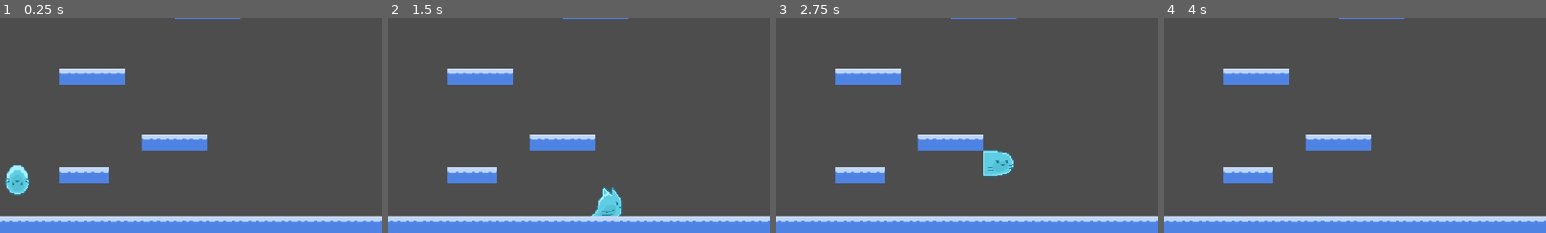
Above: before the commit, frames 1-4 (left to right).
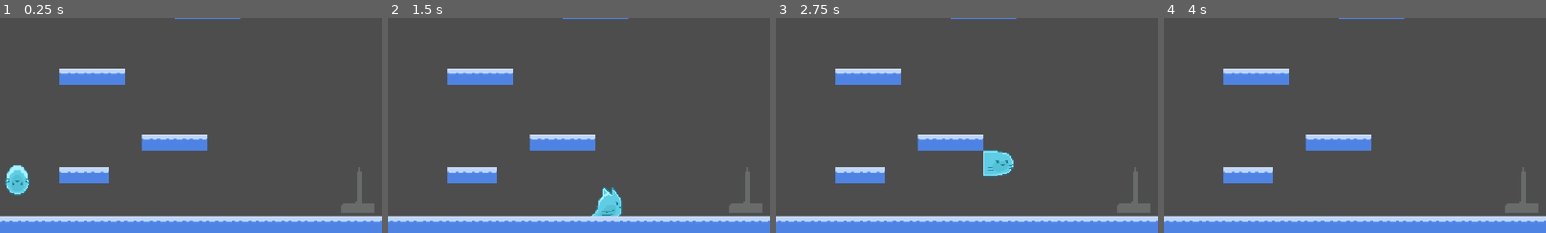
Above: after the commit, the same moments.

Repository: Flim77/ComeBack_Jam
Game: Godot game, scene res://Scenes/Test.tscn
The game is run twice, just before and just after one commit, with the same random seed, the same clock (stepped at 60 frames per second) and the same inputs.
Inputs:
- Up to frame 1 (0.25 s): no input
- Up to frame 2 (1.5 s): hold Right (move_right) from 0.53 s (still down); tap Shift (dash) at 0.6 s; tap Space (jump) at 0.77 s; tap E (split) at 1.35 s
- Up to frame 3 (2.75 s): tap Space (jump) at 1.52 s; release Right (move_right) at 2.03 s; hold Left (move_left) from 2.03 s (still down); tap Shift (dash) at 2.1 s
- Up to frame 4 (4 s): tap Enter at 2.75 s; release Left (move_left) at 2.78 s; hold Right (move_right) from 2.78 s (still down); tap E (split) at 2.85 s; tap Space (jump) at 3.02, 3.77 s; tap Shift (dash) at 3.6 s
The pictures show only the part of the screen within x 18-68%, y 50-100%; the shares and areas given below are measured in that part.

The runs differ from the first frame. In frame 1, 0.6% of the frame differs, in the area x 89-98%, y 69-91%; in frame 2, 0.6%; in frame 3, 0.6%; in frame 4, 0.6%.

Commit message:
Made platform and nail

Diff:
--- /dev/null
+++ b/come-back/Scenes/MovingBlock.tscn
@@ -0,0 +1,74 @@
+[gd_scene format=3 uid="uid://dl1fnag7j0vgr"]
+
+[ext_resource type="Script" uid="uid://bj5d10wkpg0hw" path="res://movingPlatform.gd" id="1_f5thg"]
+[ext_resource type="Texture2D" uid="uid://d35ce8rerknjp" path="res://Images/lazy.png" id="2_7n2fh"]
+
+[sub_resource type="Curve2D" id="Curve2D_3h4et"]
+_data = {
+"points": PackedVector2Array(0, 0, 0, 0, 0, -52, 0, 0, 0, 0, 0, 1)
+}
+point_count = 2
+
+[sub_resource type="RectangleShape2D" id="RectangleShape2D_mby7g"]
+
+[sub_resource type="Animation" id="Animation_taob0"]
+length = 0.001
+tracks/0/type = "value"
+tracks/0/imported = false
+tracks/0/enabled = true
+tracks/0/path = NodePath("PathFollow2D:progress_ratio")
+tracks/0/interp = 1
+tracks/0/loop_wrap = true
+tracks/0/keys = {
+"times": PackedFloat32Array(0),
+"transitions": PackedFloat32Array(1),
+"update": 0,
+"values": [0.0]
+}
+
+[sub_resource type="Animation" id="Animation_uvhgu"]
+resource_name = "Up_Down_Block"
+length = 2.0
+loop_mode = 2
+tracks/0/type = "value"
+tracks/0/imported = false
+tracks/0/enabled = true
+tracks/0/path = NodePath("PathFollow2D:progress_ratio")
+tracks/0/interp = 1
+tracks/0/loop_wrap = true
+tracks/0/keys = {
+"times": PackedFloat32Array(0, 2),
+"transitions": PackedFloat32Array(-1.56, 1),
+"update": 0,
+"values": [0.0, 1.0]
+}
+
+[sub_resource type="AnimationLibrary" id="AnimationLibrary_4w2xh"]
+_data = {
+&"RESET": SubResource("Animation_taob0"),
+&"Up_Down_Block": SubResource("Animation_uvhgu")
+}
+
+[node name="Path2D" type="Path2D" unique_id=1747616124]
+curve = SubResource("Curve2D_3h4et")
+script = ExtResource("1_f5thg")
+
+[node name="PathFollow2D" type="PathFollow2D" parent="." unique_id=2117088180]
+position = Vector2(0, -52)
+rotation = 1.5707964
+
+[node name="RemoteTransform2D" type="RemoteTransform2D" parent="PathFollow2D" unique_id=1983664321]
+remote_path = NodePath("../../AnimatableBody2D")
+
+[node name="AnimatableBody2D" type="AnimatableBody2D" parent="." unique_id=2065602773]
+position = Vector2(0, -51.993977)
+rotation = 1.5707964
+
+[node name="Sprite2D" type="Sprite2D" parent="AnimatableBody2D" unique_id=1861170353]
+texture = ExtResource("2_7n2fh")
+
+[node name="CollisionShape2D" type="CollisionShape2D" parent="AnimatableBody2D" unique_id=423414180]
+shape = SubResource("RectangleShape2D_mby7g")
+
+[node name="AnimationPlayer" type="AnimationPlayer" parent="." unique_id=1888883949]
+libraries/ = SubResource("AnimationLibrary_4w2xh")
--- a/come-back/Scenes/Test.tscn
+++ b/come-back/Scenes/Test.tscn
@@ -17,6 +17,8 @@
 [ext_resource type="Texture2D" uid="uid://bq8bhe3b1xdgq" path="res://Images/UI Things/UI Thingy8.png" id="12_tww1q"]
 [ext_resource type="Texture2D" uid="uid://ca53sjbv85ace" path="res://Images/UI Things/UI Thingy9.png" id="13_2qiau"]
 [ext_resource type="Texture2D" uid="uid://dote3msbv1edd" path="res://Images/UI Things/UI Thingy10.png" id="14_50rxc"]
+[ext_resource type="Texture2D" uid="uid://byspmm0sx0fk3" path="res://Images/nail.png" id="18_07y4a"]
+[ext_resource type="Script" uid="uid://4kso6h8npt2x" path="res://Scenes/kill_block.gd" id="18_65pw5"]
 
 [sub_resource type="TileSetAtlasSource" id="TileSetAtlasSource_0dy5s"]
 texture = ExtResource("2_gxb1y")
@@ -131,10 +133,13 @@
 
 [sub_resource type="CanvasItemMaterial" id="CanvasItemMaterial_06fis"]
 
+[sub_resource type="RectangleShape2D" id="RectangleShape2D_65pw5"]
+size = Vector2(3.1218982, 18.503494)
+
 [node name="Level" type="Node2D" unique_id=1392105413]
 script = ExtResource("1_efk68")
 
-[node name="Player" parent="." unique_id=1596911018 instance=ExtResource("1_ko2s7")]
+[node name="Player" parent="." unique_id=1596911018 groups=["Player"] instance=ExtResource("1_ko2s7")]
 position = Vector2(-372, 353)
 scale = Vector2(0.5, 0.48)
 
@@ -195,6 +200,21 @@
 [node name="DialogPlayer" parent="." unique_id=279592040 instance=ExtResource("8_ki7sg")]
 layer = 2
 
+[node name="KillBlock" type="Area2D" parent="." unique_id=497892978]
+position = Vector2(329.99997, 370.99997)
+scale = Vector2(8.007948, 4.7039495)
+script = ExtResource("18_65pw5")
+
+[node name="Sprite2D" type="Sprite2D" parent="KillBlock" unique_id=670935778]
+scale = Vector2(0.19101161, 0.38774845)
+texture = ExtResource("18_07y4a")
+
+[node name="CollisionShape2D" type="CollisionShape2D" parent="KillBlock" unique_id=180904031]
+position = Vector2(0.06243801, 0.74825287)
+scale = Vector2(1.3088657, 0.9123264)
+shape = SubResource("RectangleShape2D_65pw5")
+
 [connection signal="change_camera_pos" from="Player/CharacterBody2D" to="." method="_on_character_body_2d_change_camera_pos"]
+[connection signal="body_entered" from="KillBlock" to="KillBlock" method="_on_body_entered"]
 
 [editable path="Player"]
--- /dev/null
+++ b/come-back/Scenes/kill_block.gd
@@ -0,0 +1,6 @@
+extends Area2D
+
+
+func _on_body_entered(body: Node2D) -> void:
+	if body.has_method("death"):
+		body.death()
--- /dev/null
+++ b/come-back/movingPlatform.gd
@@ -0,0 +1,19 @@
+extends Path2D
+
+
+@export var loop = true
+@export var speed = 2.0
+@export var speed_scale = 1.0
+
+@onready var path = $PathFollow2D
+@onready var animation = $AnimationPlayer
+
+
+func _ready() -> void:
+	if not loop:
+		animation.play("Up_Down_Block")
+		animation.speed_scale = speed_scale
+		set_process(false)
+
+func _process(delta: float) -> void:
+	pass
Binary file added: come-back/Images/UI Things/nail.png
Not shown, added: come-back/Images/UI Things/nail.png.import
Binary file added: come-back/Images/nail.png
Not shown, added: come-back/Images/nail.png.import
Not shown, added: come-back/Scenes/kill_block.gd.uid
Not shown, added: come-back/movingPlatform.gd.uid
